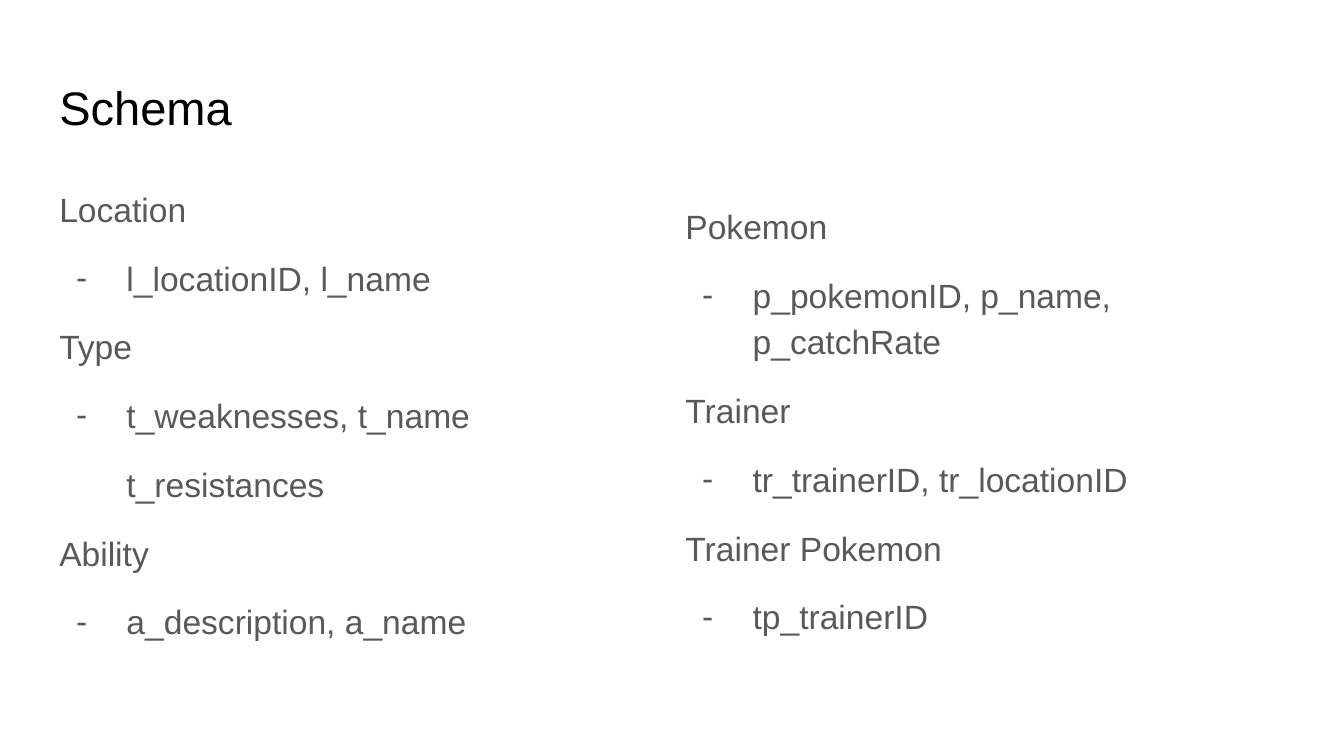
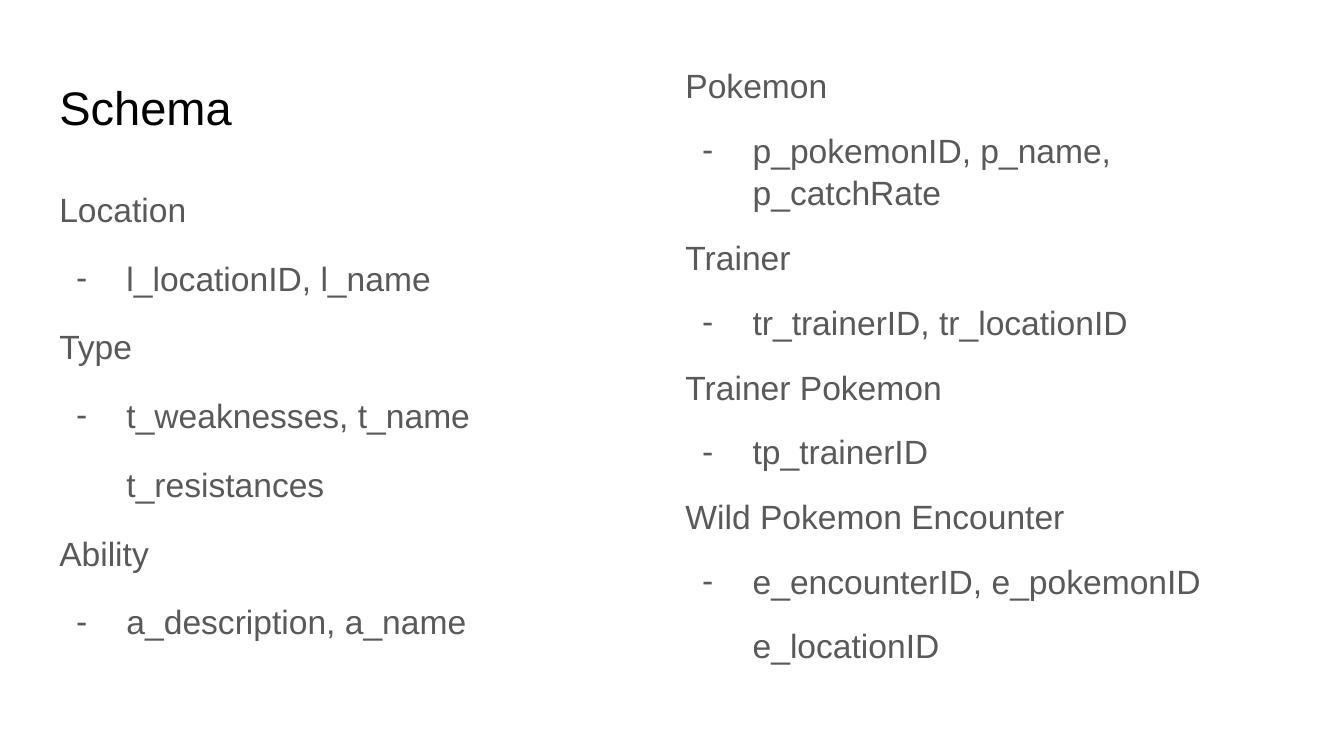
Before and after one commit to NISHADYHHS/CSE-111-PROJECT, a slide deck: slide 6 of Project Folder/CSE111PROJECT.pptx. Drawn at 1344x756 pixels with LibreOffice and Linux fonts; fonts in the diff are those of the drawing. Boxes give left, top, right and bottom in pixels: in the first picture for what was removed or moved away, otherwise in the second. Text is boxed around its words. In the diff, an @@ line names an element or a change of style, - is before the commit and + after.

```diff
--- a/Project Folder/CSE111PROJECT.pptx
+++ b/Project Folder/CSE111PROJECT.pptx
@@ text "Pokemon": place and size @@
-text "Pokemon" at bbox=[685, 214, 1127, 635]
+text "Pokemon" at bbox=[685, 73, 1201, 665]
@@ text at bbox=[685, 73, 1127, 470]: line spacing 1.15 to 1.05 @@
@@ text at bbox=[685, 504, 1201, 665]: paragraphs added @@
+Wild Pokemon Encounter
+– e_encounterID, e_pokemonID
+e_locationID
```
